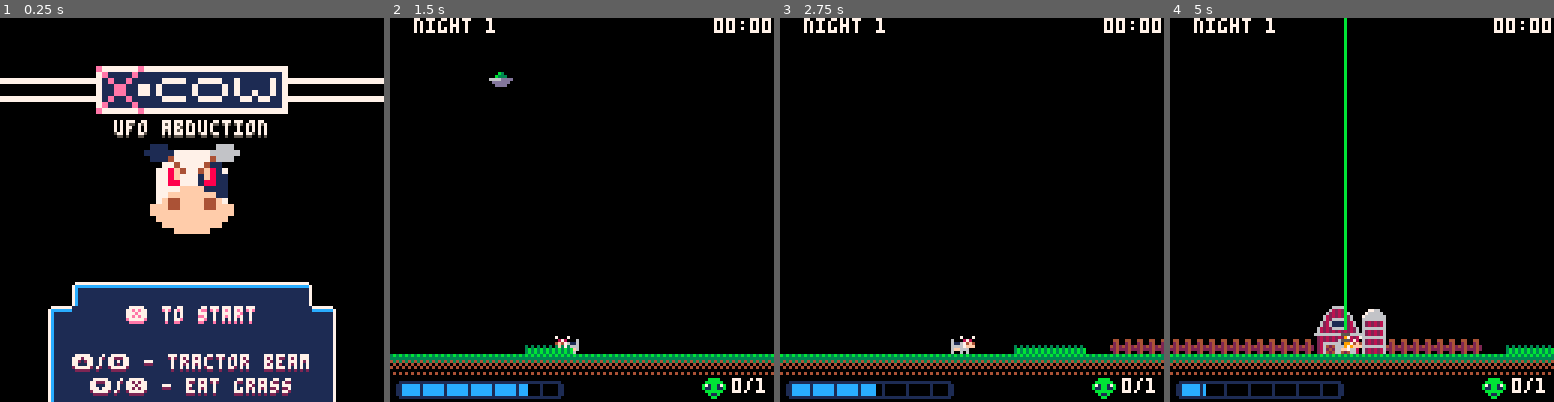
Above: before the commit, frames 1-4 (left to right).
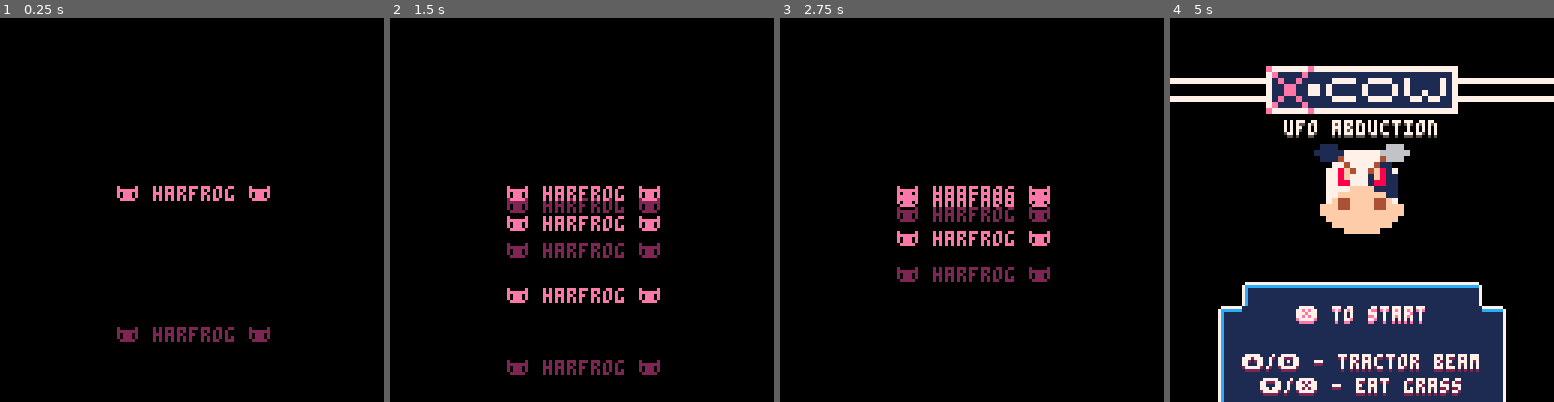
Above: after the commit, the same moments.

Repository: HarryCroke/GMTK-Jam-2023
Game: PICO-8 cartridge untitled.p8
Same seed, same stepped clock (60 frames per second), same inputs: the game is played once before the commit and once after it.
Inputs:
- Up to frame 1 (0.25 s): no input
- Up to frame 2 (1.5 s): tap X (X key) at 0.33, 1.07 s; tap O (Z key) at 0.7 s
- Up to frame 3 (2.75 s): hold Right 1.6-2.1 s; tap O (Z key) at 1.7, 2.1, 2.5 s; tap X (X key) at 1.85 s; hold Up 2.15-2.42 s; hold Right from 2.47 s (still down)
- Up to frame 4 (5 s): tap O (Z key) every 0.4 s from 2.9 to 4.9 s; tap X (X key) at 2.97, 4.08 s; release Right at 3.03 s; hold Left 3.08-3.58 s; hold Down 3.63-3.97 s; hold Right 4.02-4.68 s; hold Up from 4.73 s (still down)

The runs differ from the first frame. In frame 1, 36% of the frame differs, in the area x 0-100%, y 12-100%; in frame 2, 11%; in frame 3, 10%; in frame 4, 38%, in the area x 0-100%, y 0-100%.

Commit message:
Pre-dinner changes

Diff:
--- a/untitled.p8
+++ b/untitled.p8
@@ -2,9 +2,10 @@
 version 41
 __lua__
 function _init()
-    --init_intro()
+    init_intro()
     --init_game()
-    init_menu()
+    --init_menu()
+    first_menu=true
 
 end
 
@@ -444,7 +445,7 @@
 
 function update_end()
     end_tick+=1
-    if(end_tick > 240) and btnp(4) or (end_tick > 240) and btnp(5) then
+    if(end_tick > 240) and btnp(4) or (end_tick > 200) and btnp(5) then
         init_menu()
     end
 end
@@ -460,7 +461,9 @@
     print("it's over...", hcenter("it's over..."), 55, 8)
     print("it's over...", hcenter("it's over..."), 54, 12)
     if(end_tick > 200) then
+        print("❎ to try again", hcenter("❎❎ to try again"), 69, 5)
         print("❎ to try again", hcenter("❎❎ to try again"), 68, 7)
+
     end
 end
 
@@ -468,7 +471,9 @@
 function init_menu()
     scene = "menu"
     menu_tick = 0
-    music(0)
+    if(first_menu == false) then
+        music(4)
+    end
 end
 
 function update_menu()
@@ -479,6 +484,7 @@
     if btnp(5) then
         music(-1)
         init_game()
+        first_menu=false
     end
 end
 
@@ -521,7 +527,8 @@
     logo_tint=2
     logo_colour=14
     scene='intro'
-    sfx(1)
+    --sfx(1)
+    music(2)
 end
 
 --draw and update intro
@@ -546,10 +553,10 @@
     else
         if intro_tick==30 then
         logo_colour=7
-        sfx(-1)
+        --sfx(-1)
         sfx(0)
         elseif intro_tick==75 then
-            init_game()
+            init_menu()
         end
     end
     for logo in all(logos) do
Not shown, changed: the music (__music__) section of untitled.p8
Not shown, changed: the sound effects (__sfx__) section of untitled.p8
